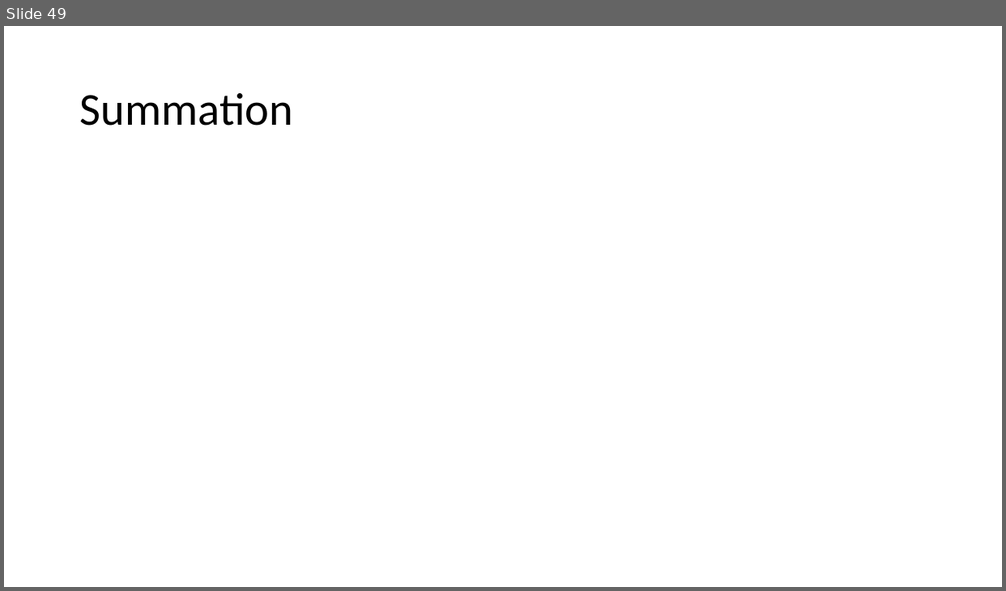
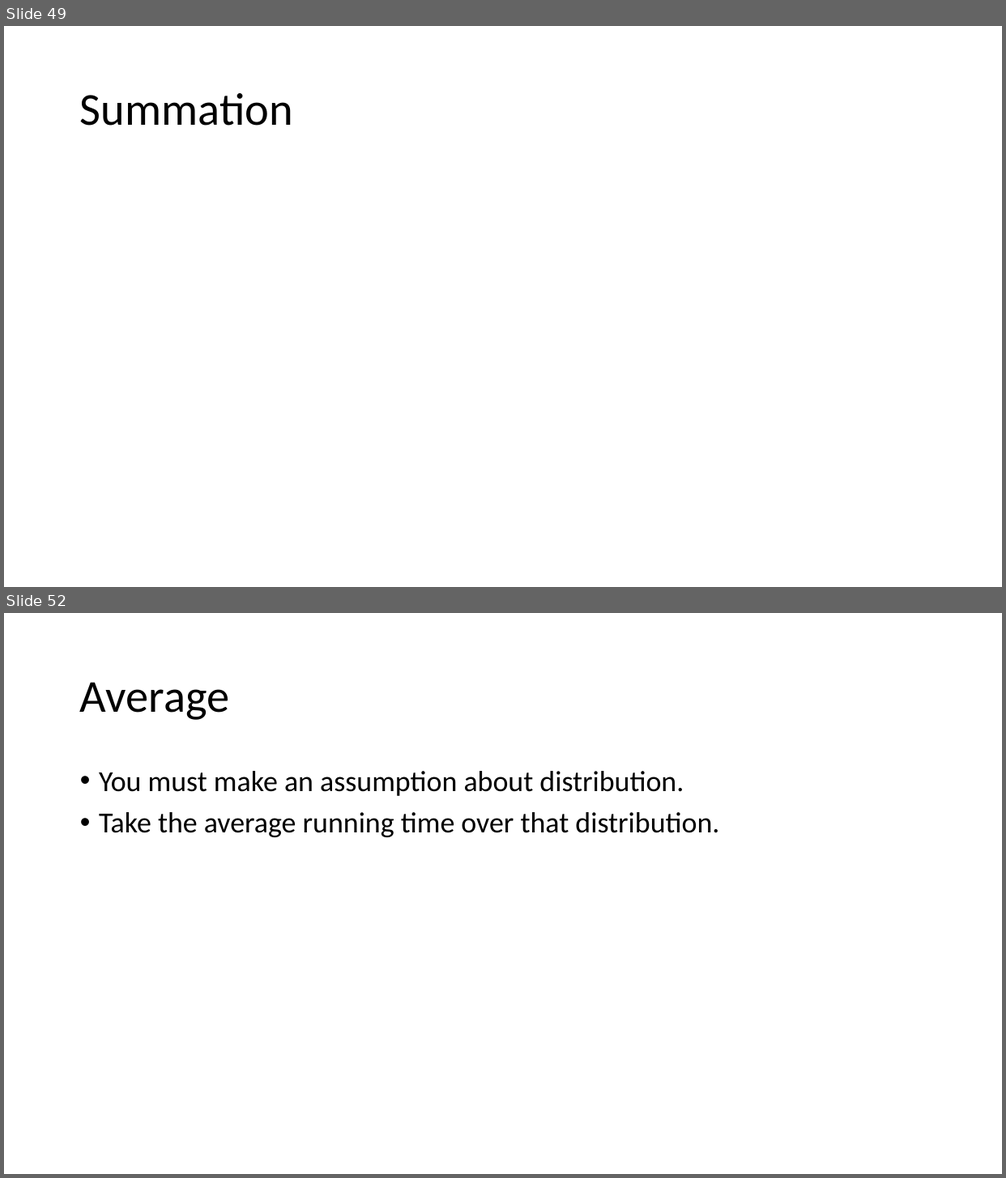
Before and after one commit to skalakm/232, a slide deck: notes.pptx. Shown one above the other, each under a label of ours: slide 49 before the commit, slides 49 and 52 after it; the slides between them are not shown. The pictures are 1006x591 and 1006x1178 pixels, drawn with LibreOffice and Linux fonts; fonts in the diff are those of the drawing; grey boxes stand for pictures. Boxes give left, top, right and bottom in pixels: in the first picture for what was removed or moved away, otherwise in the second. Text is boxed around its words. In the diff, an @@ line names an element or a change of style, - is before the commit and + after.

```diff
--- a/notes.pptx
+++ b/notes.pptx
@@ slide 52 added at [4, 613, 1002, 1174], background #FFFFFF @@
@@ title added at [80, 682, 229, 720], 44 pt, text #000000 @@
+Average
@@ text added at [99, 771, 719, 837], 28 pt, text #000000 @@
+• You must make an assumption about distribution.
+• Take the average running time over that distribution.
```
Also in this commit, not shown: 1 slide changed, 3 other slides added, 1 other file.
